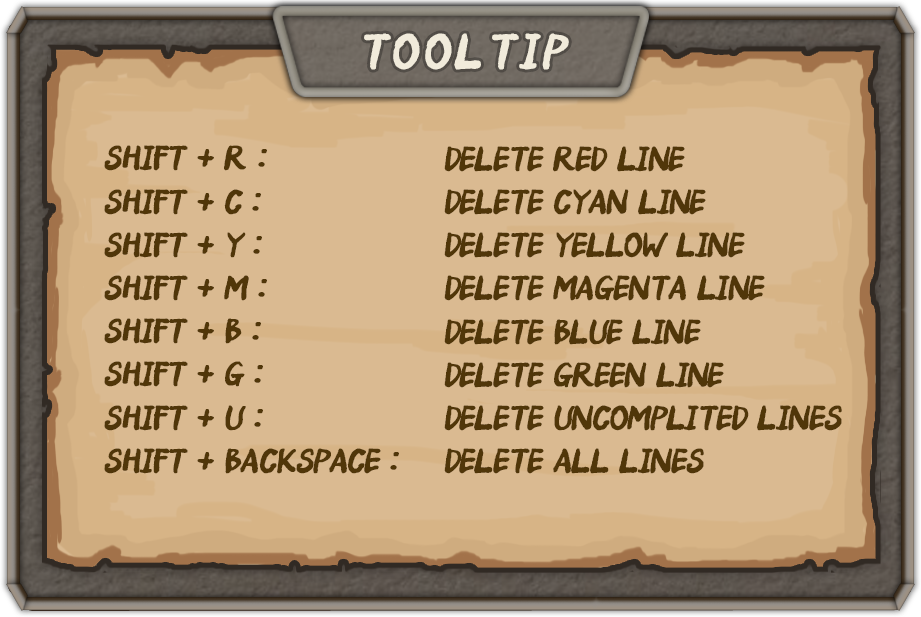
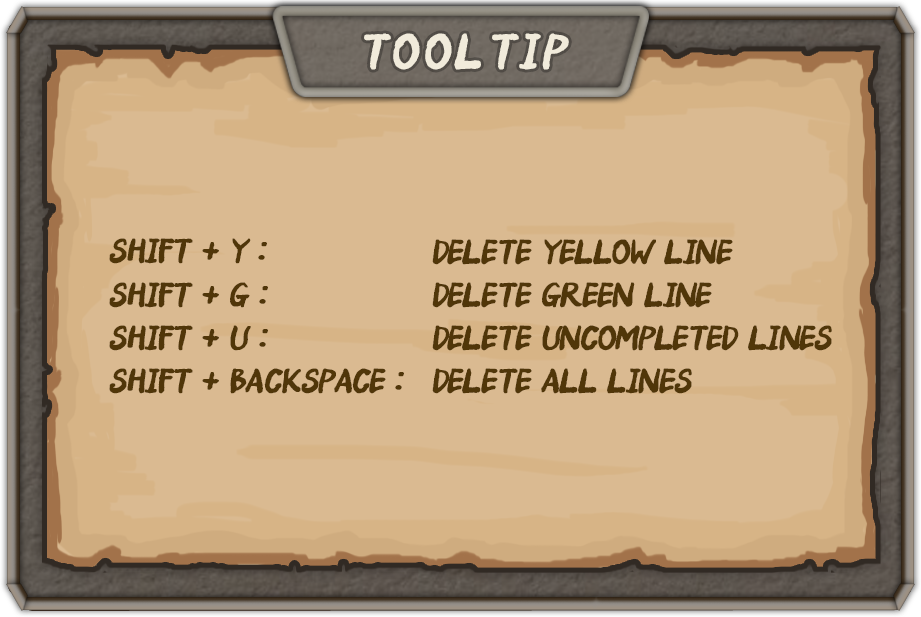
Revision of a layered 921x617 image; what changed, layer by layer:
added group "Gruppo 2" with 2 layers above "UI board Large : parchment" over [109, 238, 832, 394]
renamed "Shift + R : Shift + C : Shift + Y : Shift + M : Shift + B :" to "Shift + Y : SHIFT + G : Shift + U : Shift + Backspace :", moved it into group "Gruppo 2", painted on it over [104, 145, 404, 474]
renamed "Delete red line Delete cyan line Delete Yellow line delete mage" to "Delete Yellow line Delete Green Line delete uncompleted lines d", moved it into group "Gruppo 2", painted on it over [432, 146, 842, 474]
